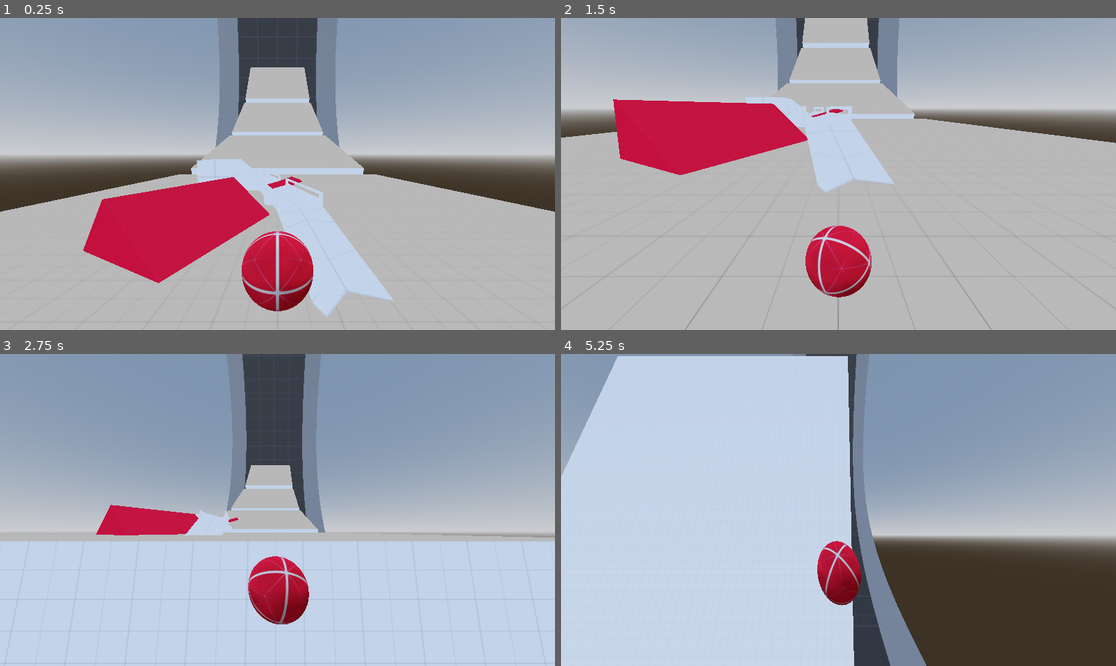
Above: before the commit, frames 1-4 (two rows, left to right).
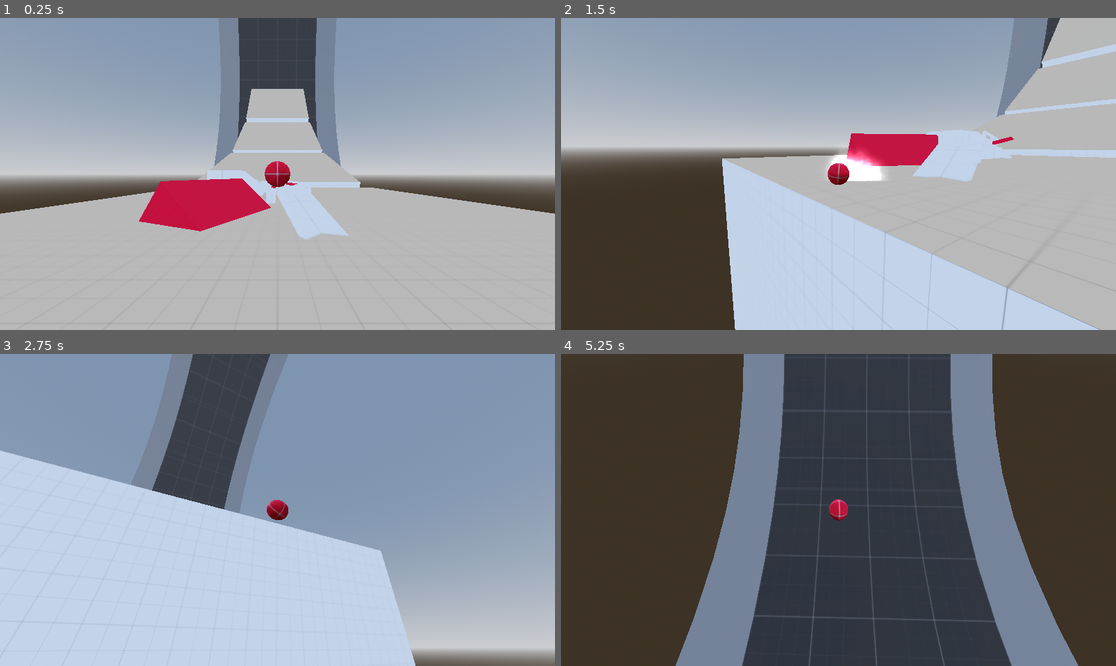
Above: after the commit, the same moments.

Repository: Bartticus/GMTK2025
Game: Godot game, scene res://Scenes/main/main.tscn
The game is run twice, just before and just after one commit, with the same random seed, the same clock (stepped at 60 frames per second) and the same inputs.
Inputs (mouse positions are in pixels of both pictures, inside the frame that each line leads up to):
- Up to frame 1 (0.25 s): no input
- Up to frame 2 (1.5 s): move the mouse to (960, 158) at 0.52 s; hold D (right) 0.53-1.28 s; hold Space (drift) 0.53-1.28 s; click (960, 158) at 0.67 s; tap Mouse wheel down (wheel_down, bound only after the commit) at 0.8, 1.35 s; move the mouse to (727, 189) at 1.27 s; hold S (backward) from 1.28 s (still down); click (727, 189) at 1.42 s
- Up to frame 3 (2.75 s): tap Mouse wheel up (wheel_up, bound only after the commit) at 1.55 s; move the mouse to (333, 441) at 2.02 s; release S (backward) at 2.03 s; hold D (right) from 2.03 s (still down); hold Mouse wheel up (wheel_up, bound only after the commit) from 2.03 s (still down); click (333, 441) at 2.17 s; tap Space (drift) at 2.3 s
- Up to frame 4 (5.25 s): move the mouse to (810, 572) at 2.77 s; release D (right) at 2.78 s; release Mouse wheel up (wheel_up, bound only after the commit) at 2.78 s; hold W (forward) 2.78-3.53 s; tap Space (drift) at 2.85, 4.55 s; click (810, 572) at 2.92 s; tap Mouse wheel down (wheel_down, bound only after the commit) at 3.05 s; move the mouse to (1005, 556) at 3.52 s; hold Mouse wheel down (wheel_down, bound only after the commit) 3.53-4.28 s; hold A (left) 3.53-5.03 s; click (1005, 556) at 3.67 s; tap Mouse wheel up (wheel_up, bound only after the commit) at 3.8, 4.35 s; tap Escape (ui_cancel) at 4.15 s; move the mouse to (672, 463) at 4.27 s; click (672, 463) at 4.42 s; move the mouse to (866, 510) at 5.02 s; hold S (backward) from 5.03 s (still down); hold Space (drift) from 5.03 s (still down); click (866, 510) at 5.17 s

The runs differ from the first frame. In frame 1, 22% of the frame differs, in the area x 0-100%, y 0-98%; in frame 2, 62%; in frame 3, 43%; in frame 4, 91%, in the area x 0-100%, y 0-100%.

Commit message:
Third person camera

Diff:
--- a/Scenes/marble/marble.gd
+++ b/Scenes/marble/marble.gd
@@ -6,7 +6,9 @@
 
 @onready var visuals : Node3D = $Visuals
 @onready var camera_anchor: Node3D = $CameraAnchor
-@onready var camera: Camera3D = $CameraAnchor/Camera3D
+#@onready var camera: Camera3D = $CameraAnchor/Camera3D
+@onready var camera: Camera3D = $SpringArmPivot/ThirdPersonCamera
+@onready var spring_arm_pivot: Node3D = $SpringArmPivot
 
 @onready var drift_fx : Node3D = $DriftFX
 @onready var particles: Node3D = $Particles
@@ -46,6 +48,7 @@
 	drift_fx.global_position = global_position
 
 	groundDetection1.position = self.position
+	spring_arm_pivot.position = self.position
 
 func movement_handler(delta: float) -> void:
 	var f_input = Input.get_action_raw_strength("backward") - Input.get_action_raw_strength("forward")
@@ -102,33 +105,30 @@
 		drift_fx.currently_drifting = false
 		particle_handler(false)
 
+var rot_speed: float
 var contact_pos: Vector3
-var rot_speed: float
 func particle_handler(is_drifting: bool) -> void:
 	rot_speed = angular_velocity.length()
 	var draw_size: Vector2 = Vector2(rot_speed, rot_speed) / 100
 	spark_particles1.draw_pass_1.size = draw_size
+
 	var hue: float = 0
 	if abs(rot_speed) < 50:
 		hue = .6
 	elif abs(rot_speed) < 100:
 		hue = .08
-	print(hue)
-	print(rot_speed)
 	var new_color = Color.from_hsv(hue, 1 , 100)
-	print(new_color)
 	spark_particles1.draw_pass_1.material.albedo_color = new_color
-	print(spark_particles1.draw_pass_1.material.albedo_color)
 
 	spark_particles1.emitting = is_drifting
 	spark_particles2.emitting = is_drifting
 
 	if not is_drifting:
 		smoke_particles1.restart()
-		smoke_particles1.emitting = true
 		smoke_particles1.global_position = particles.global_position + input_vector
+
+	smoke_particles1.emitting = !is_drifting
 	smoke_particles2.emitting = is_drifting
-
 
 	var state = PhysicsServer3D.body_get_direct_state(get_rid())
 	if state:
--- a/Scenes/marble/marble.tscn
+++ b/Scenes/marble/marble.tscn
@@ -7,10 +7,11 @@
 [ext_resource type="Texture2D" uid="uid://bv4xqxdi0apg4" path="res://Thaddeus/FX/Tx_Burst_radial_01_MEDIUM.png" id="5_0ro2e"]
 [ext_resource type="Script" uid="uid://lr7yfx68wgra" path="res://Scenes/marble/camera.gd" id="6_whwca"]
 [ext_resource type="AudioStream" uid="uid://bvcqrvylv4j3e" path="res://Scenes/marble/Marble roll loop.wav" id="7_mlxtt"]
+[ext_resource type="Script" path="res://Scenes/marble/third_person_camera.gd" id="8_0ovb4"]
 [ext_resource type="AudioStream" uid="uid://bpfed2lli6vwn" path="res://Sounds/wind.mp3" id="8_ywu4v"]
 [ext_resource type="Texture2D" uid="uid://n2hq6sdny8n8" path="res://Textures/Tx_Burst_radial_01_MEDIUM - Tile02.png" id="9_xfd6w"]
 [ext_resource type="Texture2D" uid="uid://dnooj036jptk4" path="res://Textures/smoke_01.png" id="10_lhqa5"]
-[ext_resource type="Script" uid="uid://dig1kwpgvdnbt" path="res://Scenes/marble/drift_fx.gd" id="11_0ovb4"]
+[ext_resource type="Script" path="res://Scenes/marble/drift_fx.gd" id="11_0ovb4"]
 [ext_resource type="Texture2D" uid="uid://cko8grym2ewym" path="res://Thaddeus/FX/Tx_Burst_directional_03_MEDIUM.png" id="11_fmvk0"]
 [ext_resource type="Texture2D" uid="uid://dv5adohal76fj" path="res://Thaddeus/FX/Tx_Smoke_seq_02.png" id="13_55j5u"]
 [ext_resource type="Texture2D" uid="uid://csbbr8ircbd6u" path="res://Thaddeus/FX/Tx_Burst_directional_02_MEDIUM.png" id="13_i5nwi"]
@@ -18,6 +19,7 @@
 [ext_resource type="Texture2D" uid="uid://tootnw03vocd" path="res://Thaddeus/FX/Tx_Burst_radial_04.png" id="14_koch1"]
 [ext_resource type="Texture2D" uid="uid://dg4mufql1wdv7" path="res://Thaddeus/FX/ATS_Orna_Corner_174.png" id="14_ld4xo"]
 [ext_resource type="Texture2D" uid="uid://cfywbdb0h7pj0" path="res://Thaddeus/FX/frame_002_SMALL.png" id="15_47kih"]
+[ext_resource type="Script" path="res://Scenes/marble/spring_arm_3d.gd" id="19_470xv"]
 
 [sub_resource type="PhysicsMaterial" id="PhysicsMaterial_vfrwj"]
 friction = 2.0
@@ -196,6 +198,9 @@
 _data = [Vector2(0, 0), 0.0, 2.91435, 0, 0, Vector2(1, 1), 0.0, 0.0, 0, 0]
 point_count = 2
 
+[sub_resource type="SphereShape3D" id="SphereShape3D_0ovb4"]
+radius = 0.3
+
 [node name="Marble" type="RigidBody3D"]
 collision_layer = 2
 physics_material_override = SubResource("PhysicsMaterial_vfrwj")
@@ -233,7 +238,6 @@
 
 [node name="Camera3D" type="Camera3D" parent="CameraAnchor" node_paths=PackedStringArray("marble", "pivot")]
 transform = Transform3D(1, 0, 0, 0, 0.979439, -0.201745, 0, 0.201745, 0.979439, 0, 0.747906, 2.96204)
-current = true
 far = 2000.0
 script = ExtResource("6_whwca")
 marble = NodePath("../..")
@@ -266,7 +270,6 @@
 
 [node name="Particles" type="Node3D" parent="."]
 top_level = true
-visible = false
 
 [node name="DriftSparkParticles1" type="GPUParticles3D" parent="Particles"]
 transform = Transform3D(0.707107, 0, 0.707107, 0, 1, 0, -0.707107, 0, 0.707107, 0, 0, 0)
@@ -419,3 +422,19 @@
 transform = Transform3D(1.075, 0, 0, 0, 1.075, 8.97826e-23, 0, -8.97826e-23, 1.075, -0.138532, -1.35564e-08, 0.0183986)
 modulate = Color(0, 0, 0, 0.439216)
 texture = ExtResource("13_o7fp8")
+
+[node name="SpringArmPivot" type="Node3D" parent="."]
+top_level = true
+script = ExtResource("19_470xv")
+
+[node name="SpringArm3D" type="SpringArm3D" parent="SpringArmPivot"]
+shape = SubResource("SphereShape3D_0ovb4")
+spring_length = 10.0
+
+[node name="SpringPosition" type="Node3D" parent="SpringArmPivot/SpringArm3D"]
+
+[node name="ThirdPersonCamera" type="Camera3D" parent="SpringArmPivot" node_paths=PackedStringArray("spring_arm")]
+current = true
+script = ExtResource("8_0ovb4")
+spring_arm = NodePath("../SpringArm3D/SpringPosition")
+lerp_power = 6.0
--- /dev/null
+++ b/Scenes/marble/spring_arm_3d.gd
@@ -0,0 +1,28 @@
+extends Node3D
+
+@export var mouse_sensitivity: float = 0.005
+@export_range(-90.0, 0.0, 0.1, "radians_as_degrees") var min_vertical_angle: float = -PI/2
+@export_range(0.0, 90.0, 0.1, "radians_as_degrees") var max_vertical_angle: float = PI/4
+
+@onready var spring_arm: SpringArm3D = $SpringArm3D
+
+func _ready() -> void:
+	Input.mouse_mode = Input.MOUSE_MODE_CAPTURED
+
+func _unhandled_input(event: InputEvent) -> void:
+	if event is InputEventMouseMotion and Input.mouse_mode == Input.MOUSE_MODE_CAPTURED:
+		rotation.y -= event.relative.x * mouse_sensitivity
+		rotation.y = wrapf(rotation.y, 0.0, TAU)
+
+		rotation.x -= event.relative.y * mouse_sensitivity
+		rotation.x = clamp(rotation.x, min_vertical_angle, max_vertical_angle)
+
+	if event.is_action_pressed("wheel_up") and spring_arm.spring_length >= 5:
+		spring_arm.spring_length -= 1
+	if event.is_action_pressed("wheel_down") and spring_arm.spring_length <= 15:
+		spring_arm.spring_length += 1
+
+	if event.is_action_pressed("ui_cancel"):
+		Input.mouse_mode = Input.MOUSE_MODE_VISIBLE
+	elif event is InputEventMouseButton:
+		Input.mouse_mode = Input.MOUSE_MODE_CAPTURED
--- /dev/null
+++ b/Scenes/marble/third_person_camera.gd
@@ -0,0 +1,7 @@
+extends Camera3D
+
+@export var spring_arm: Node3D
+@export var lerp_power: float = 1.0
+
+func _process(delta: float) -> void:
+	position = lerp(position, spring_arm.position, delta * lerp_power)
--- a/Scenes/marble/visuals.gd
+++ b/Scenes/marble/visuals.gd
@@ -27,7 +27,7 @@
 	squash_timer = squash_length
 	squash_intensity = lerpf(0.0, 0.5, intensity)
 
-	marble.camera.camera_shake = 1.0
+	#marble.camera.camera_shake = 1.0
 
 	var fx : Node3D = impact_fx.duplicate()
 	add_child(fx)
--- a/project.godot
+++ b/project.godot
@@ -55,6 +55,16 @@
 "events": [Object(InputEventKey,"resource_local_to_scene":false,"resource_name":"","device":-1,"window_id":0,"alt_press …(191 unchanged characters)…
 ]
 }
+wheel_up={
+"deadzone": 0.2,
+"events": [Object(InputEventMouseButton,"resource_local_to_scene":false,"resource_name":"","device":-1,"window_id":0,"alt_pressed":false,"shift_pressed":false,"ctrl_pressed":false,"meta_pressed":false,"button_mask":8,"position":Vector2(357, 5),"global_position":Vector2(366, 53),"factor":1.0,"button_index":4,"canceled":false,"pressed":true,"double_click":false,"script":null)
+]
+}
+wheel_down={
+"deadzone": 0.2,
+"events": [Object(InputEventMouseButton,"resource_local_to_scene":false,"resource_name":"","device":-1,"window_id":0,"alt_pressed":false,"shift_pressed":false,"ctrl_pressed":false,"meta_pressed":false,"button_mask":16,"position":Vector2(193, 19),"global_position":Vector2(202, 67),"factor":1.0,"button_index":5,"canceled":false,"pressed":true,"double_click":false,"script":null)
+]
+}
 
 [layer_names]
 
Not shown: 1 places in Scenes/main/main.tscn that only renumber resources
Not shown: 1 places in Scenes/marble/marble.tscn that only renumber resources
Not shown, added: Scenes/marble/spring_arm_3d.gd.uid
Not shown, added: Scenes/marble/third_person_camera.gd.uid
